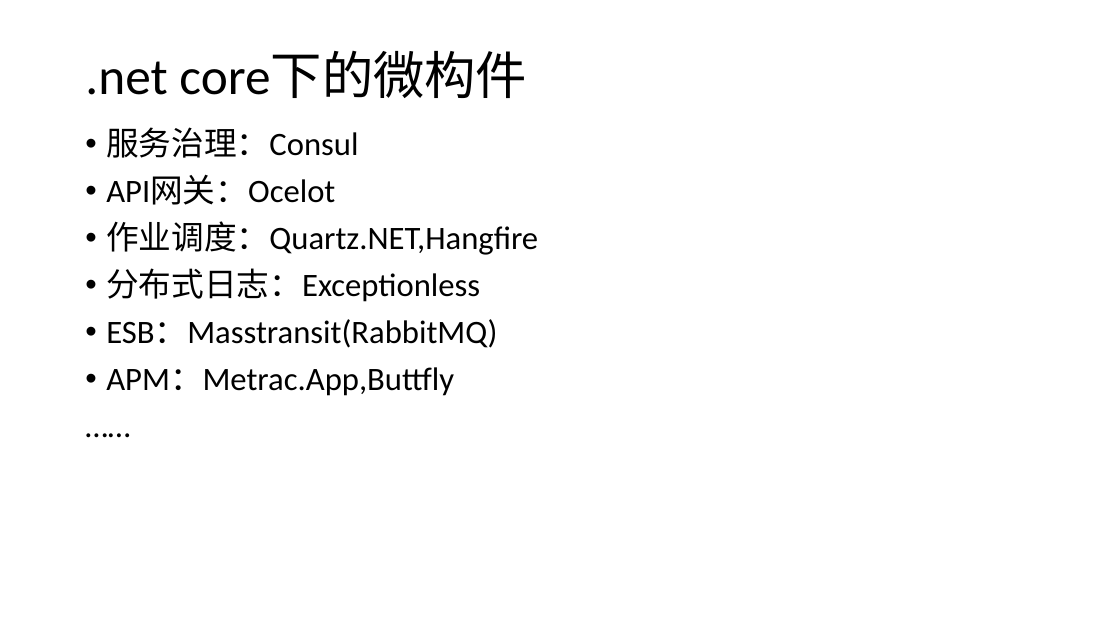
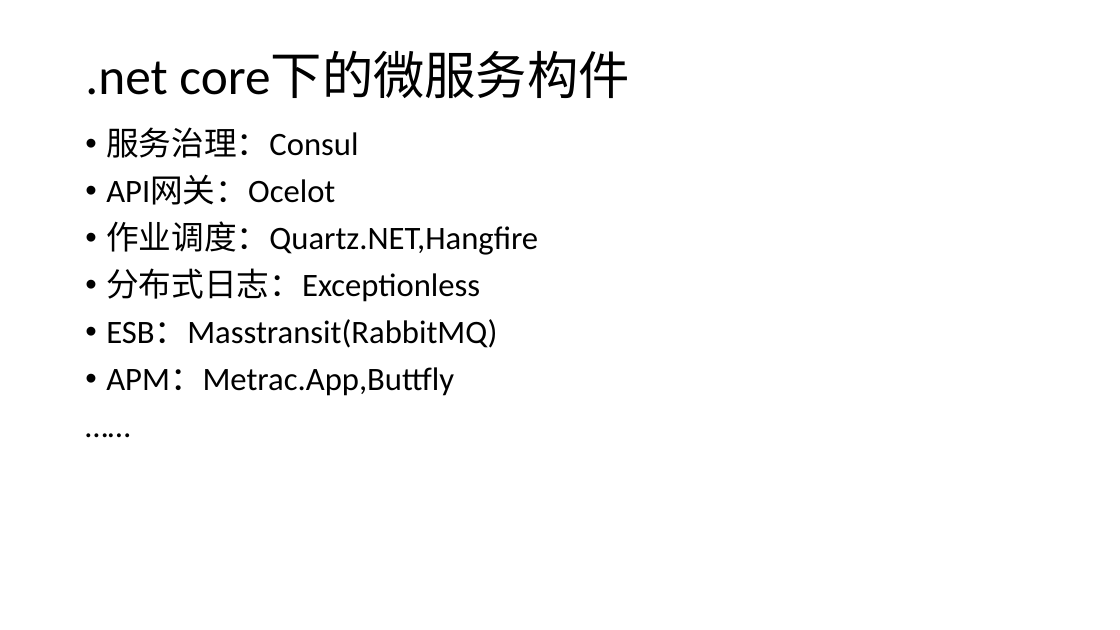
Before and after one commit to axzxs2001/HisMicroserviceSample, a slide deck: slide 8 of HisMicroserviceSample/Doc/基于.net core微服务.pptx (slide 9 before the commit). Drawn at 1120x630 pixels with LibreOffice and Linux fonts; fonts in the diff are those of the drawing; background and template pictures are left out. Boxes give left, top, right and bottom in pixels: in the first picture for what was removed or moved away, otherwise in the second. Text is boxed around its words. In the diff, an @@ line names an element or a change of style, - is before the commit and + after.

```diff
--- a/HisMicroserviceSample/Doc/基于.net core微服务.pptx
+++ b/HisMicroserviceSample/Doc/基于.net core微服务.pptx
@@ title at <box>85,52,629,98</box>: text changed @@
-.net core下的微构件
+.net core下的微服务构件
```
Also in this commit, not shown: 1 other file.
